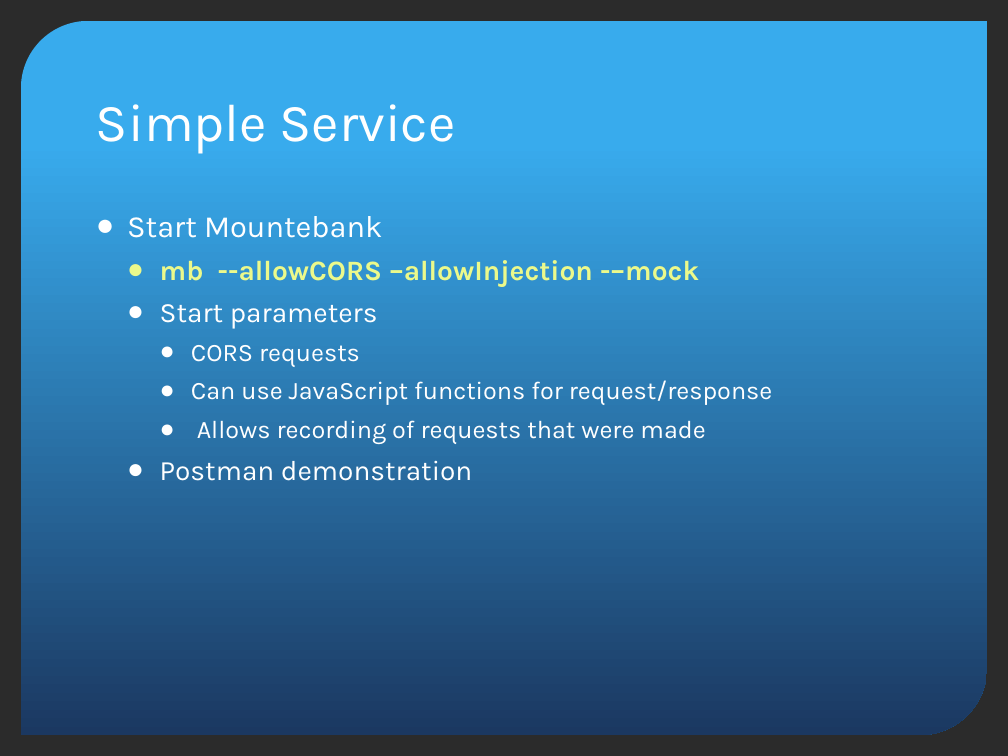
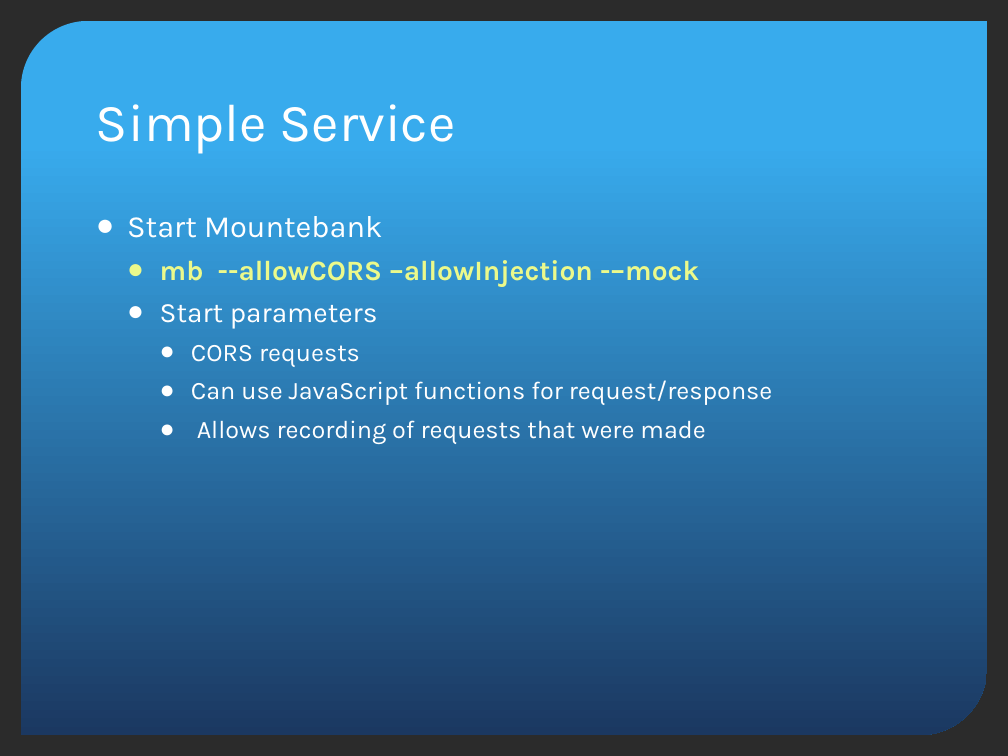
Before and after one commit to donhenton/mountebank-UI, a slide deck: slide 9 of docs/madjs/MADJS-Mountebank.pptx. Drawn at 1008x756 pixels with LibreOffice and Linux fonts; fonts in the diff are those of the drawing; background and template pictures are left out; a plain dark background stands for a picture behind light text. Boxes give left, top, right and bottom in pixels: in the first picture for what was removed or moved away, otherwise in the second. Text is boxed around its words. In the diff, an @@ line names an element or a change of style, - is before the commit and + after.

```diff
--- a/docs/madjs/MADJS-Mountebank.pptx
+++ b/docs/madjs/MADJS-Mountebank.pptx
@@ text at (160,460,472,481): paragraph removed @@
-  ● Postman demonstration
```
Also in this commit, not shown: 2 other slides changed, 2 slides added.
